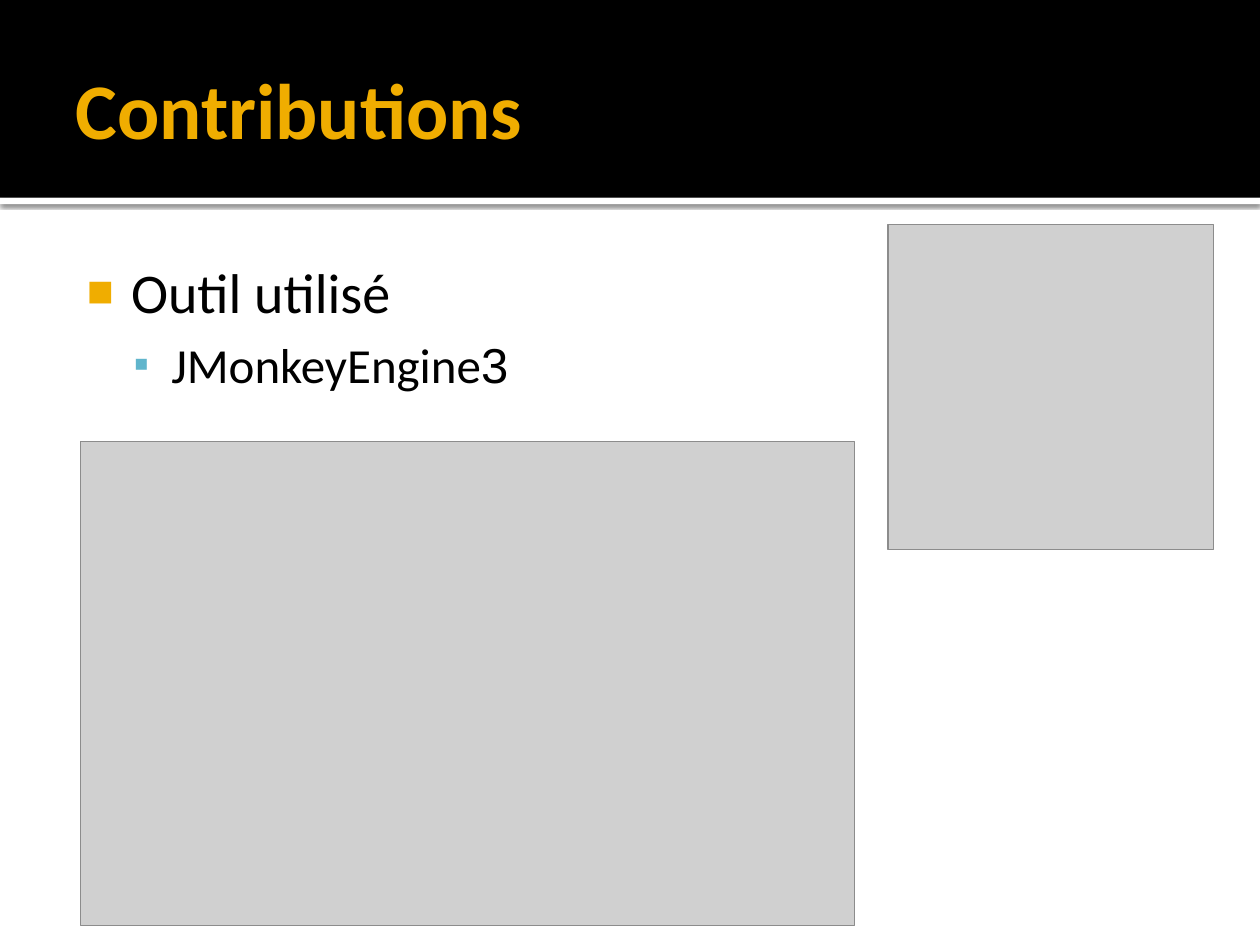
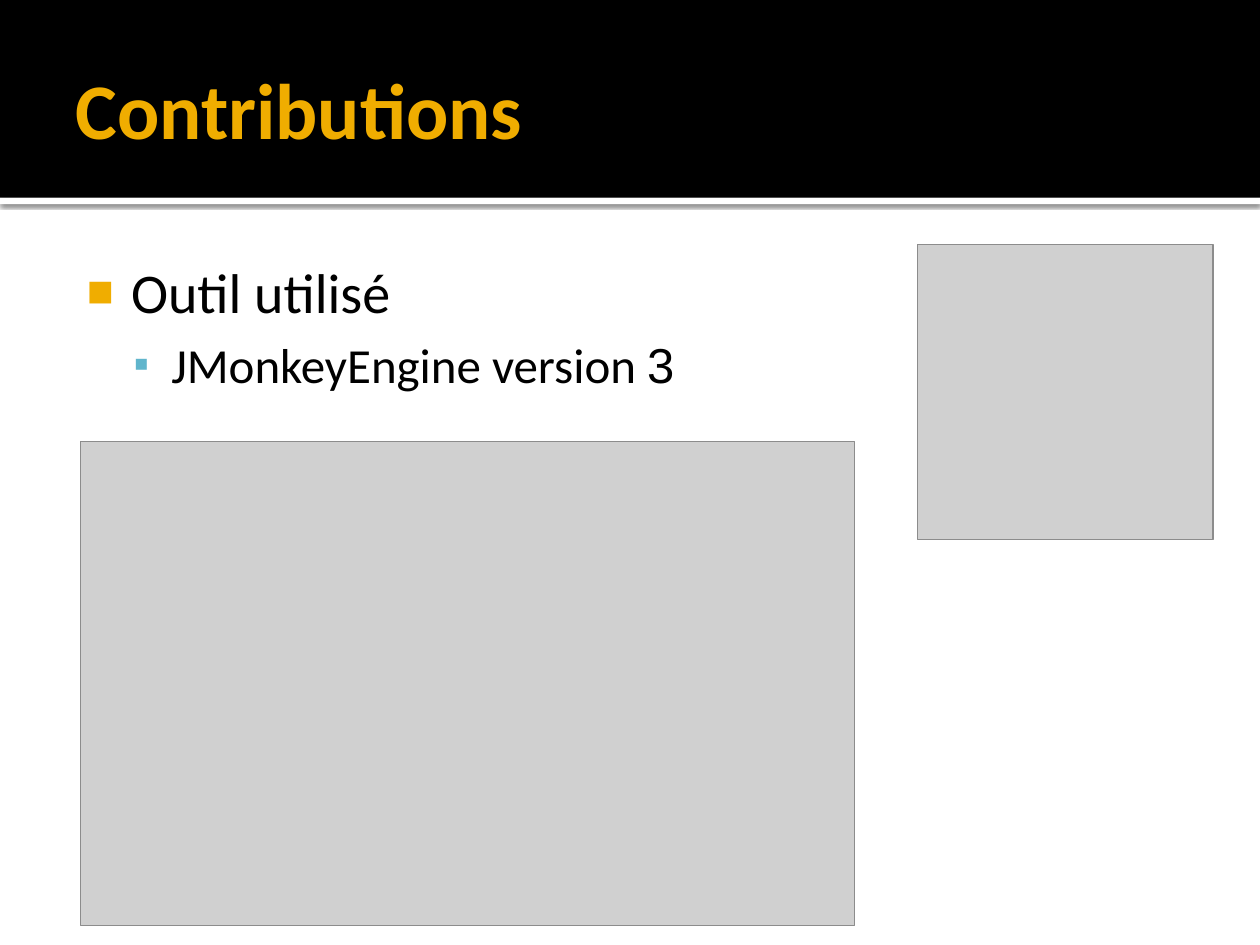
Before and after one commit to Louspirit/MiniCraft, a slide deck: slide 5 of doc/Presentation_Minicraft.pptx. Drawn at 1260x945 pixels with LibreOffice and Linux fonts; fonts in the diff are those of the drawing; grey boxes stand for pictures. Boxes give left, top, right and bottom in pixels: in the first picture for what was removed or moved away, otherwise in the second. Text is boxed around its words. In the diff, an @@ line names an element or a change of style, - is before the commit and + after.

Commit message:
MaJ sur les slides Objectifs, Contributions et correction orthographique sur le slide du sommaire

```diff
--- a/doc/Presentation_Minicraft.pptx
+++ b/doc/Presentation_Minicraft.pptx
@@ picture: place and size @@
-picture at [888,224,1213,549]
+picture at [917,244,1212,539]
@@ text at [171,348,674,392]: text changed @@
-  ▪ JMonkeyEngine3
+  ▪ JMonkeyEngine version 3
```
Also in this commit, not shown: 2 other slides changed.
